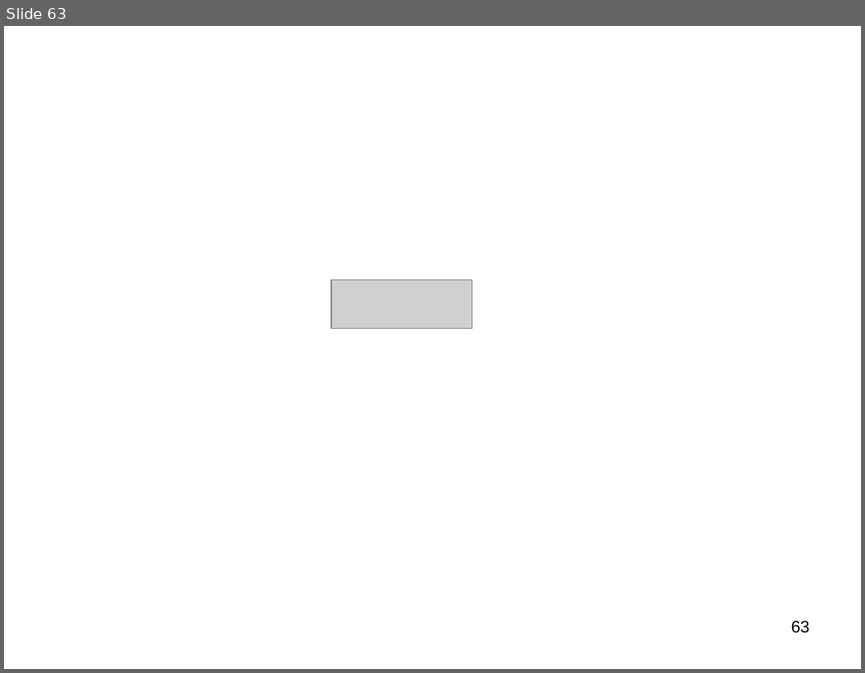
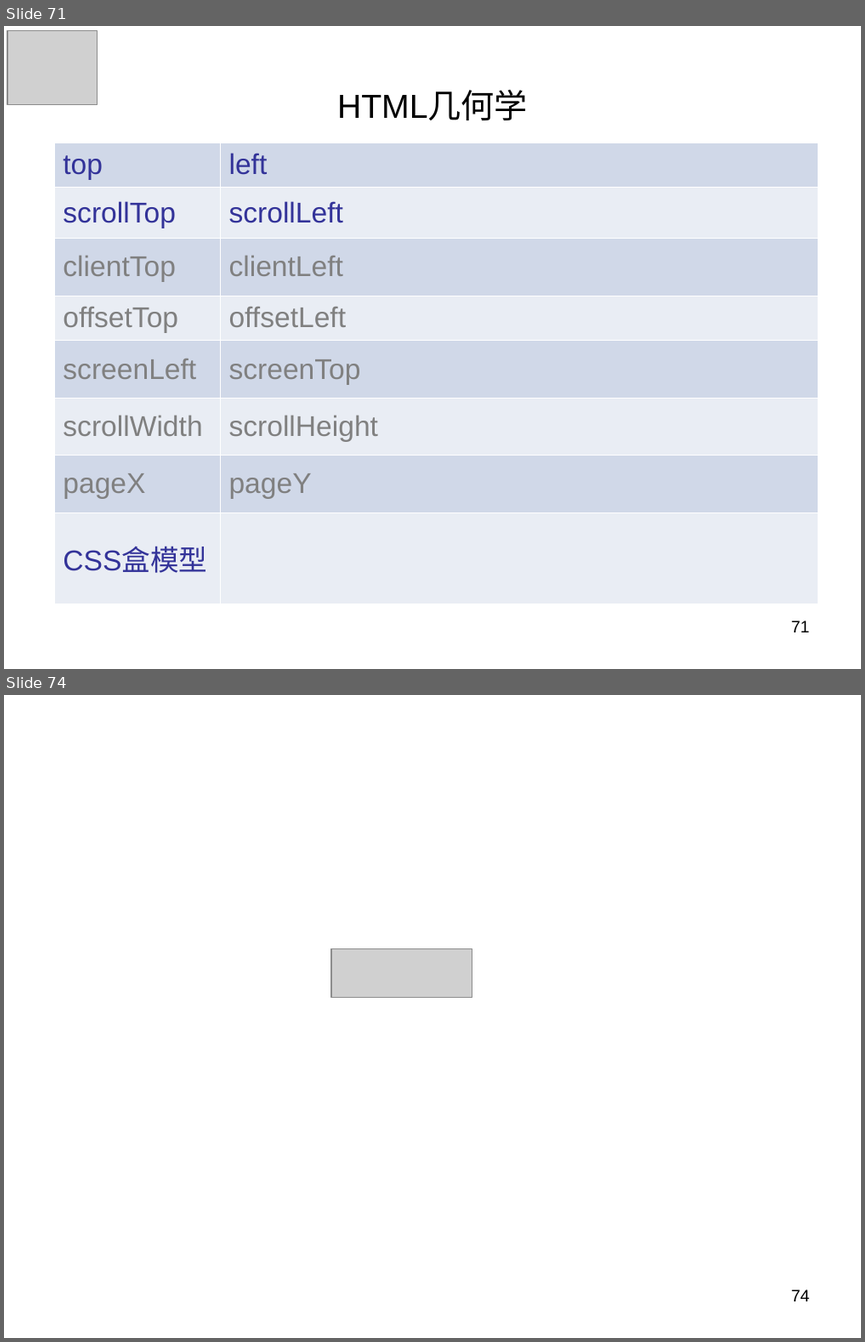
Before and after one commit to panxuepeng/javascript, a slide deck: ppt/1-1（第一天课程）.ppt. Shown one above the other, each under a label of ours: slide 63 before the commit, slides 71 and 74 after it; the slides between them are not shown. The pictures are 865x673 and 865x1342 pixels, drawn with LibreOffice and Linux fonts; fonts in the diff are those of the drawing; grey boxes stand for pictures. Boxes give left, top, right and bottom in pixels: in the first picture for what was removed or moved away, otherwise in the second. Text is boxed around its words. In the diff, an @@ line names an element or a change of style, - is before the commit and + after.

```diff
--- a/ppt/1-1（第一天课程）.ppt
+++ b/ppt/1-1（第一天课程）.ppt
@@ slide 71 added at [4,26,861,669], background #FFFFFF @@
@@ picture added at [7,30,98,105] @@
@@ title added at [337,91,528,120], 28 pt, text #000000 @@
+HTML几何学
@@ table added at [54,142,818,590], 8 rows, 2 columns @@
+top | left
+scrollTop | scrollLeft
+clientTop | clientLeft
+offsetTop | offsetLeft
+screenLeft | screenTop
+scrollWidth | scrollHeight
+pageX | pageY
+CSS盒模型 | 
@@ page number added at [791,620,810,632], 14 pt, text #000000 @@
+71
@@ what was slide 63 is now slide 74 @@
@@ page number at [791,1289,810,1301]: text changed @@
-63
+74
```
Also in this commit, not shown: 59 slides changed, 12 other slides added, 2 slides removed, 1 other file.
